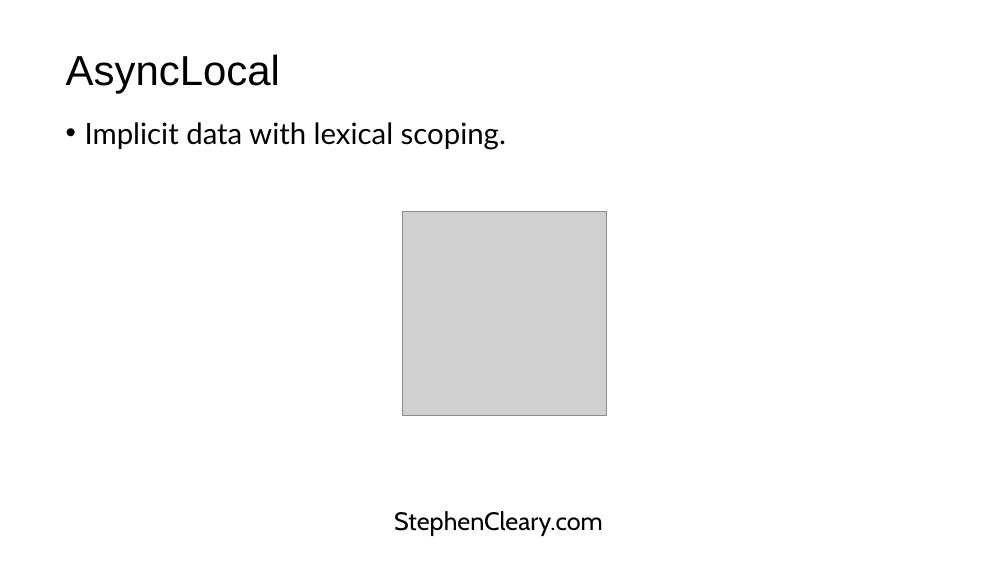
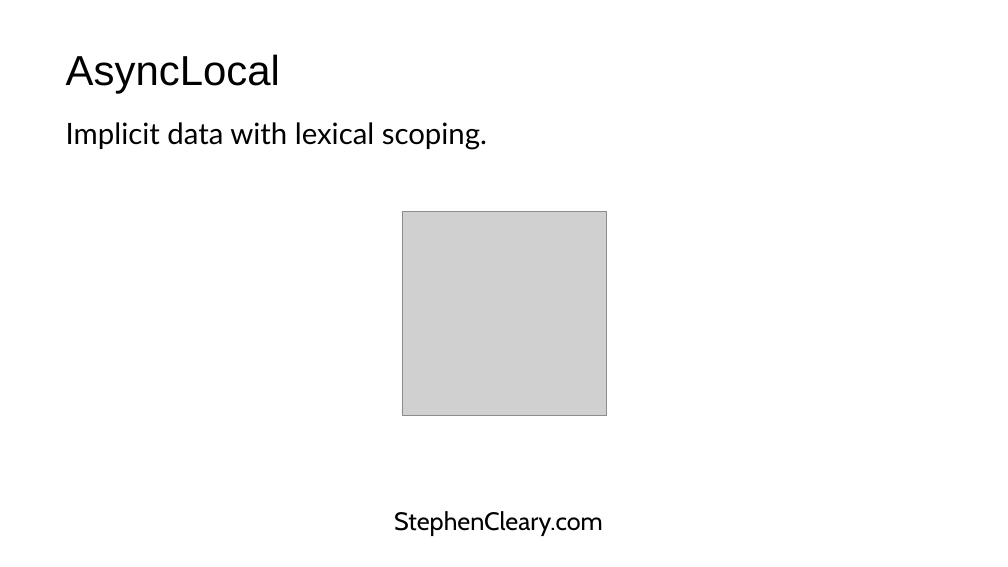
Before and after one commit to StephenCleary/Presentations, a slide deck: slide 15 of Async Masterclass/Async Masterclass.pptx. Drawn at 1008x567 pixels with LibreOffice and Linux fonts; fonts in the diff are those of the drawing; grey boxes stand for pictures; background and template pictures are left out. Boxes give left, top, right and bottom in pixels: in the first picture for what was removed or moved away, otherwise in the second. Text is boxed around its words. In the diff, an @@ line names an element or a change of style, - is before the commit and + after.

```diff
--- a/Async Masterclass/Async Masterclass.pptx
+++ b/Async Masterclass/Async Masterclass.pptx
@@ text "Implicit data with lexical scoping." at (66, 122, 487, 149): bullet • to none @@
```
Also in this commit, not shown: 10 other slides changed, 1 other file.
